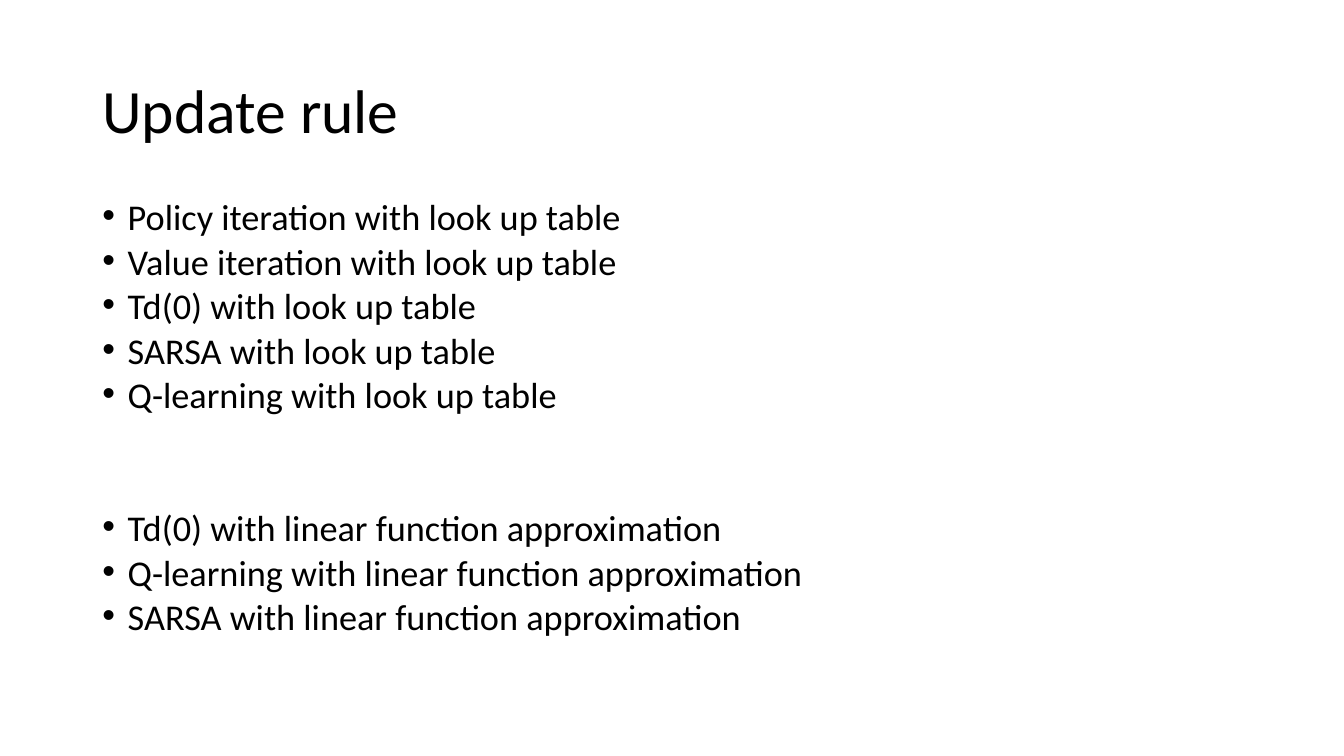
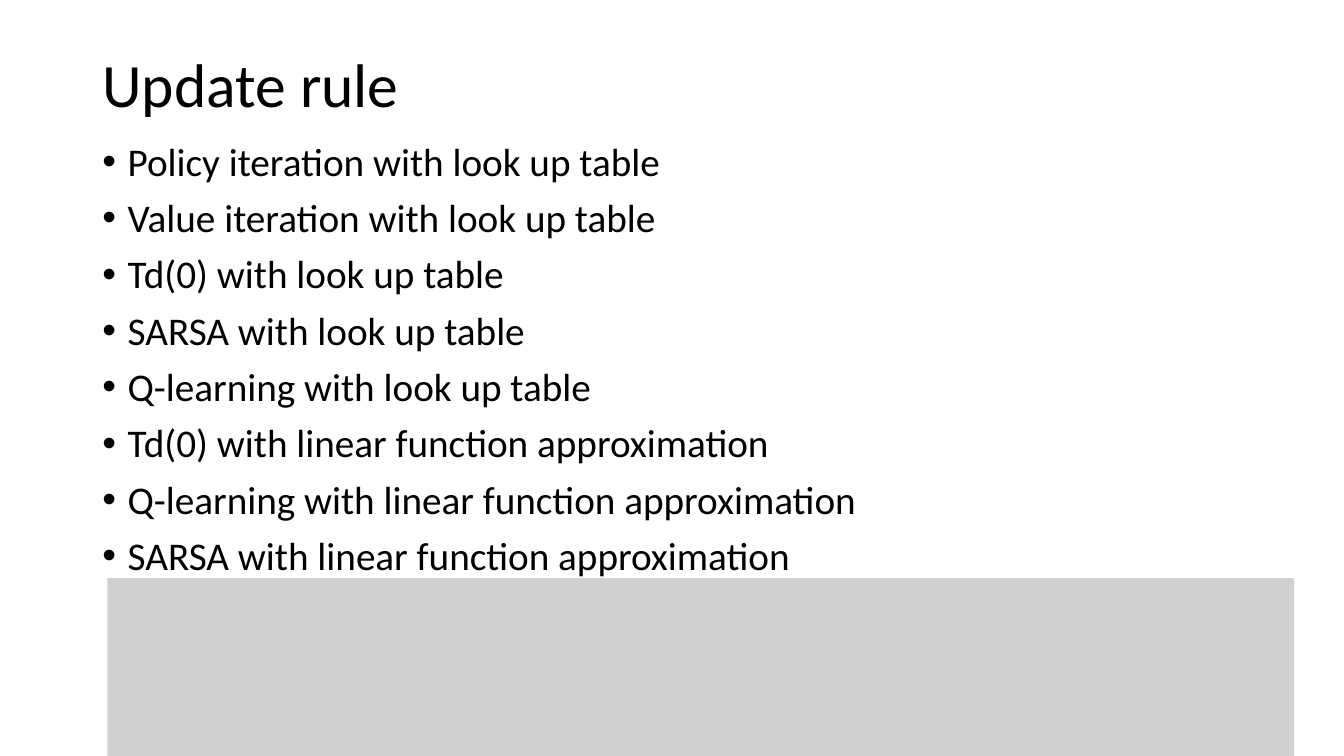
Before and after one commit to xfdywy/RL, a slide deck: slide 6 of some slide/rl theory.pptx. Drawn at 1344x756 pixels with LibreOffice and Linux fonts; fonts in the diff are those of the drawing; grey boxes stand for pictures. Boxes give left, top, right and bottom in pixels: in the first picture for what was removed or moved away, otherwise in the second. Text is boxed around its words. In the diff, an @@ line names an element or a change of style, - is before the commit and + after.

```diff
--- a/some slide/rl theory.pptx
+++ b/some slide/rl theory.pptx
@@ title "Update rule": place and size @@
-title "Update rule" at (102,90,398,143)
+title "Update rule" at (102,64,398,117)
@@ text "Policy iteration with look up ...": place and size @@
-text "Policy iteration with look up ..." at (128,204,802,636)
+text "Policy iteration with look up ..." at (128,148,855,580)
@@ text "Policy iteration with look up ..." at (128,148,855,580): size 25.9 to 28 pt; line spacing 0.7 to 0.9 @@
@@ picture added at (108,578,1295,756) @@
```
Also in this commit, not shown: 4 other slides changed, 5 slides added, 1 slide removed, 1 other file.
